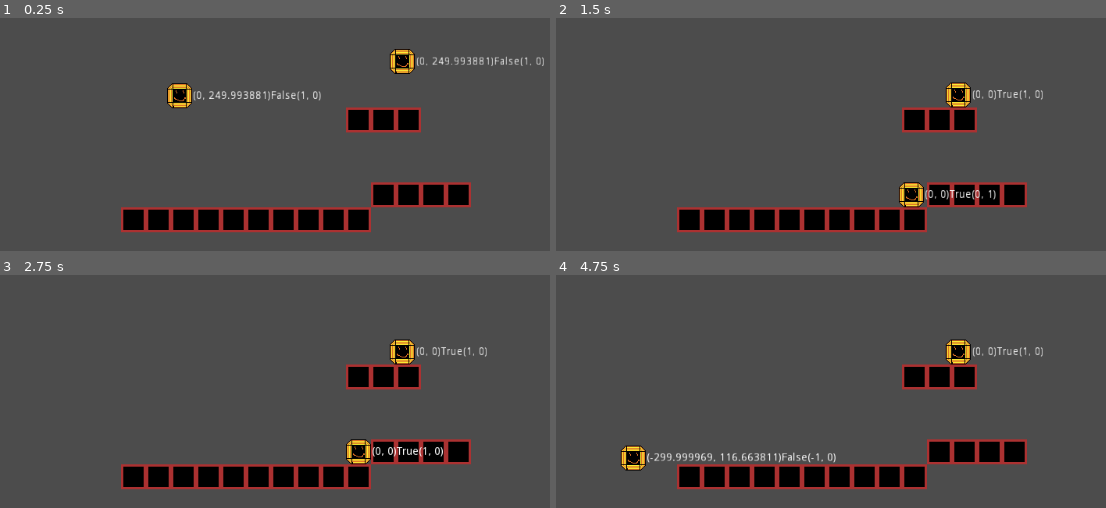
Above: before the commit, frames 1-4 (two rows, left to right).
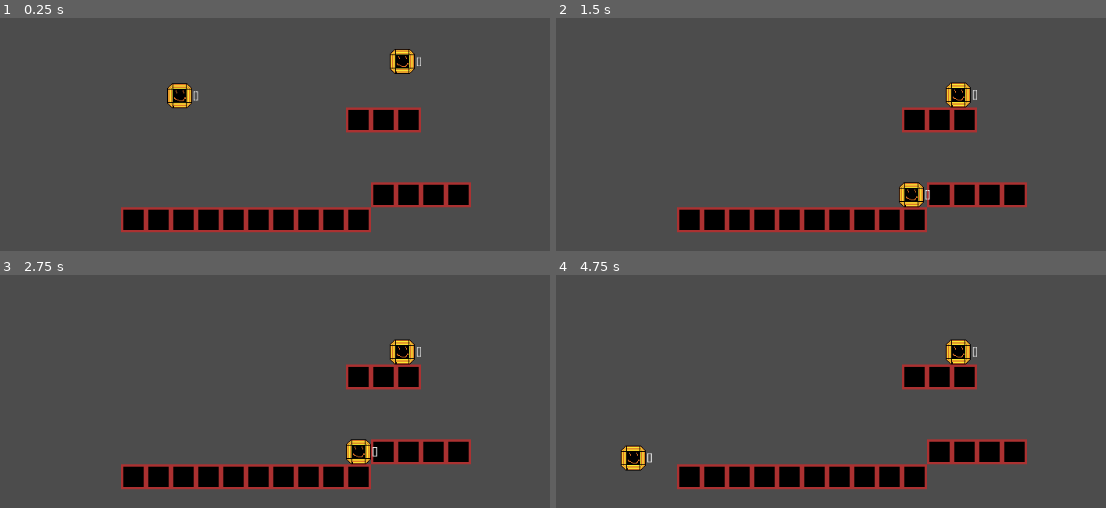
Above: after the commit, the same moments.

Repository: Noahnoah55/Heartjam-2018
Game: Godot game, scene res://Scenes/Levels/TestLevel.tscn
Same seed, same stepped clock (60 frames per second), same inputs: the game is played once before the commit and once after it.
Inputs:
- Up to frame 1 (0.25 s): no input
- Up to frame 2 (1.5 s): hold Right (ui_right) 0.53-1.28 s; hold Down (ui_down) from 1.28 s (still down)
- Up to frame 3 (2.75 s): tap Enter at 2 s; release Down (ui_down) at 2.03 s; hold Right (ui_right) from 2.03 s (still down)
- Up to frame 4 (4.75 s): tap Space at 2.75 s; release Right (ui_right) at 2.78 s; hold Up (ui_up) 2.78-3.53 s; tap Enter at 3.5 s; hold Left (ui_left) from 3.53 s (still down)

The runs differ from the first frame. In frame 1, 0.7% of the frame differs, in the area x 35-99%, y 16-36%; in frame 2, 0.4%; in frame 3, 0.4%; in frame 4, 0.7%, in the area x 16-89%, y 30-81%.

Commit message:
Added shooting and death

Diff:
--- a/Scenes/GameParts/Bullet.gd
+++ b/Scenes/GameParts/Bullet.gd
@@ -1,4 +1,4 @@
-extends KinematicBody2D
+extends Area2D
 var velocity = Vector2()
 var facing = Vector2()
 export var speed = 400
@@ -14,5 +14,5 @@
 func _process(delta):
 #	# Called every frame. Delta is time since last frame.
 #	# Update game logic here.
-	if move_and_collide(velocity * delta):
-		queue_free()
+	position += velocity * delta
+	$Label.text = String(get_groups())
--- a/Scenes/GameParts/Bullet.tscn
+++ b/Scenes/GameParts/Bullet.tscn
@@ -8,12 +8,17 @@
 custom_solver_bias = 0.0
 extents = Vector2( 3.5, 3 )
 
-[node name="Bullet" type="KinematicBody2D"]
+[node name="Bullet" type="Area2D" groups=[
+"Bullet",
+]]
 
 input_pickable = false
-collision_layer = 1
-collision_mask = 1
-collision/safe_margin = 0.08
+gravity_vec = Vector2( 0, 1 )
+gravity = 98.0
+linear_damp = 0.1
+angular_damp = 1.0
+audio_bus_override = false
+audio_bus_name = "Master"
 script = ExtResource( 1 )
 speed = 400
 
@@ -27,3 +32,24 @@
 position = Vector2( -0.5, 0 )
 shape = SubResource( 1 )
 _sections_unfolded = [ "Transform" ]
+
+[node name="Label" type="Label" parent="." index="2"]
+
+visible = false
+anchor_left = 0.0
+anchor_top = 0.0
+anchor_right = 0.0
+anchor_bottom = 0.0
+margin_left = 4.0
+margin_top = -7.0
+margin_right = 44.0
+margin_bottom = 7.0
+rect_pivot_offset = Vector2( 0, 0 )
+rect_clip_content = false
+mouse_filter = 2
+mouse_default_cursor_shape = 0
+size_flags_horizontal = 1
+size_flags_vertical = 4
+percent_visible = 1.0
+lines_skipped = 0
+max_lines_visible = -1
--- a/Scenes/GameParts/Player.gd
+++ b/Scenes/GameParts/Player.gd
@@ -23,7 +23,9 @@
 var lastx = 1
 export (PackedScene) var bullet
 var level
-
+var dead
+var d
+export var playernumber = '1'
 func _ready():
 	level = get_node('/root/Level')
 	jumpforce = get_node('/root/Level').jumpforce
@@ -32,16 +34,27 @@
 	jumpbonus = get_node('/root/Level').jumpbonus
 	gravity = get_node('/root/Level').gravity
 	bouncespeed = get_node('/root/Level').bouncespeed
+	if int(playernumber) > 1:
+		jumpbutton += playernumber
+		upbutton += playernumber
+		downbutton += playernumber
+		leftbutton += playernumber
+		rightbutton += playernumber
+		fire += playernumber
 
 func squirt():
 	var new_bullet = bullet.instance()
 	new_bullet.position = self.position + Vector2(facing.x * 16, facing.y * 16)
-	new_bullet.velocity += velocity * .5
 	new_bullet.facing = facing
-	new_bullet.add_collision_exception_with(self)
+	new_bullet.add_to_group(playernumber)
 	level.add_child(new_bullet)
 
+func die():
+	dead = true
+	$tempchar.play('DEAD')
+
 func _process(delta):
+	$Label.text = ''
 	direction = Vector2()
 	facing = Vector2()
 	isonground = false
@@ -59,33 +72,42 @@
 			if b[i] != self:
 				velocity.y = -bouncespeed
 				jumpsleft = 1
-
-	if Input.is_action_just_pressed(jumpbutton):
-		if jumpsleft > 0:
-			velocity.y = -jumpforce
-			if isonground == false:
-				jumpsleft -= 1
-	if Input.is_action_pressed(leftbutton):
-		direction.x -= 1
-		facing.x = -1
-		lastx = -1
-	if Input.is_action_pressed(rightbutton):
-		direction.x += 1
-		facing.x = 1
-		lastx = 1
-	if Input.is_action_pressed(upbutton):
-		facing.y = -1
-	elif Input.is_action_pressed(downbutton):
-		facing.y = 1
-	else:
-		facing.x = lastx
-	if Input.is_action_just_pressed(fire):
-		squirt()
+	d = $Hitbox.get_overlapping_areas()
+	for i in range(0, d.size()):
+		$Label.text += String(d[i].get_groups())
+		if d[i].is_in_group('Bullet'):
+			$Label.text = 'Registered'
+			if d[i].is_in_group(playernumber) == false:
+				$Label.text = 'Hit'
+				die()
+	if not dead:
+		if Input.is_action_just_pressed(jumpbutton):
+			if jumpsleft > 0:
+				velocity.y = -jumpforce
+				if isonground == false:
+					jumpsleft -= 1
+		if Input.is_action_pressed(leftbutton):
+			direction.x -= 1
+			facing.x = -1
+			lastx = -1
+		if Input.is_action_pressed(rightbutton):
+			direction.x += 1
+			facing.x = 1
+			lastx = 1
+		if Input.is_action_pressed(upbutton):
+			facing.y = -1
+		elif Input.is_action_pressed(downbutton):
+			facing.y = 1
+		else:
+			facing.x = lastx
+		if Input.is_action_just_pressed(fire):
+			squirt()
 
 	velocity.x = direction.x * walkspeed
 	prepos = position
-	move_and_slide(velocity)
+	if not dead:
+		move_and_slide(velocity)
 	velocity = (position - prepos)/delta
 	if debug:
-		$Label.text = String(velocity) + String(isonground) + String(facing)
+#		$Label.text = String(velocity) + String(isonground) + String(facing)
 		pass
--- a/Scenes/GameParts/Player.tscn
+++ b/Scenes/GameParts/Player.tscn
@@ -13,6 +13,11 @@
 
 custom_solver_bias = 0.0
 extents = Vector2( 15, 1 )
+
+[sub_resource type="RectangleShape2D" id=1]
+
+custom_solver_bias = 0.0
+extents = Vector2( 17, 17 )
 
 [node name="Player" type="KinematicBody2D" index="0" groups=[
 "Player",
@@ -23,6 +28,7 @@
 collision_mask = 1
 collision/safe_margin = 0.08
 script = ExtResource( 1 )
+_sections_unfolded = [ "Collision", "collision" ]
 jumpbutton = "ui_jump"
 upbutton = "ui_up"
 downbutton = "ui_down"
@@ -31,6 +37,7 @@
 fire = "ui_fire"
 debug = true
 bullet = ExtResource( 2 )
+playernumber = "1"
 
 [node name="tempchar" type="AnimatedSprite" parent="." index="0"]
 
@@ -109,3 +116,17 @@
 radial_center_offset = Vector2( 0, 0 )
 nine_patch_stretch = false
 _sections_unfolded = [ "Textures" ]
+
+[node name="Hitbox" type="Area2D" parent="." index="5"]
+
+input_pickable = true
+gravity_vec = Vector2( 0, 1 )
+gravity = 98.0
+linear_damp = 0.1
+angular_damp = 1.0
+audio_bus_override = false
+audio_bus_name = "Master"
+
+[node name="CollisionShape2D" type="CollisionShape2D" parent="Hitbox" index="0"]
+
+shape = SubResource( 1 )
--- a/Scenes/Levels/TestLevel.tscn
+++ b/Scenes/Levels/TestLevel.tscn
@@ -44,9 +44,4 @@
 [node name="Player2" parent="." index="2" instance=ExtResource( 3 )]
 
 position = Vector2( 552.482, 324.122 )
-jumpbutton = "ui_jump2"
-upbutton = "ui_up2"
-downbutton = "ui_down2"
-leftbutton = "ui_left2"
-rightbutton = "ui_right2"
-fire = "ui_fire2"
+playernumber = "2"
Not shown: 2 places in Scenes/GameParts/Player.tscn that only renumber resources
